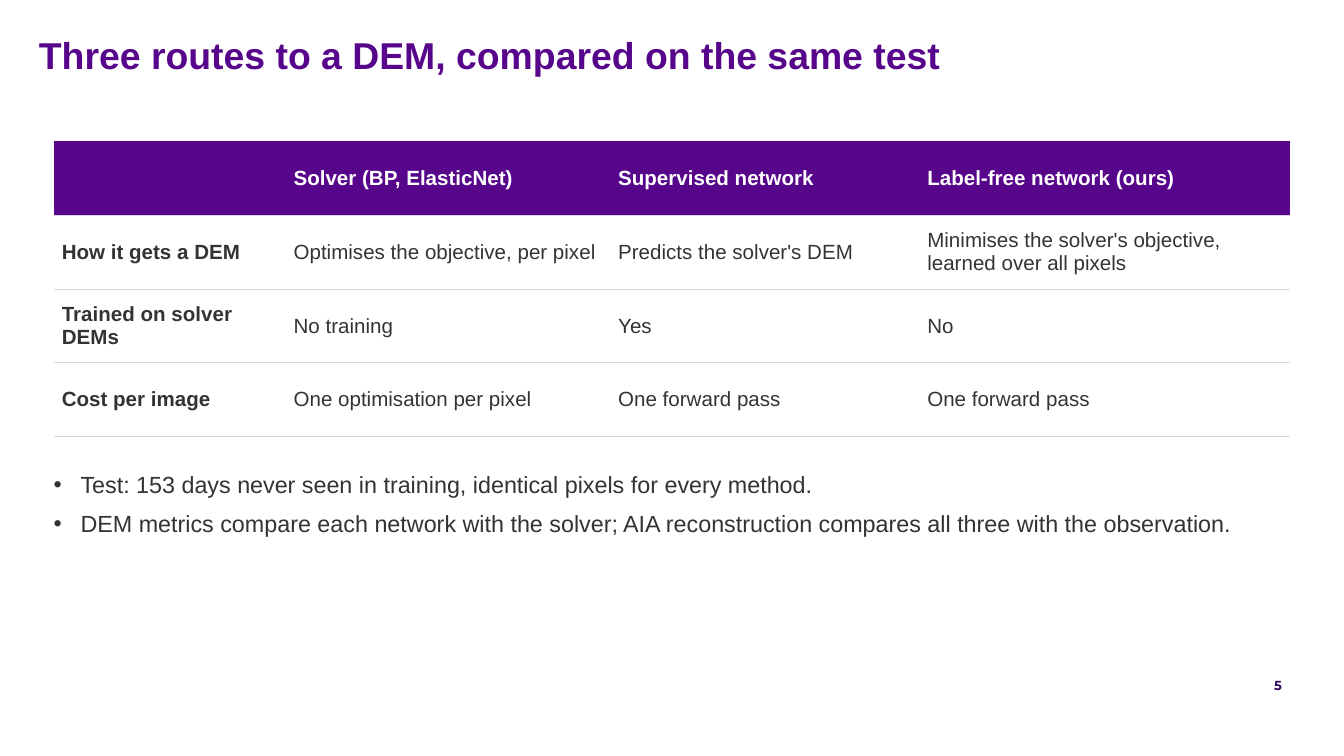
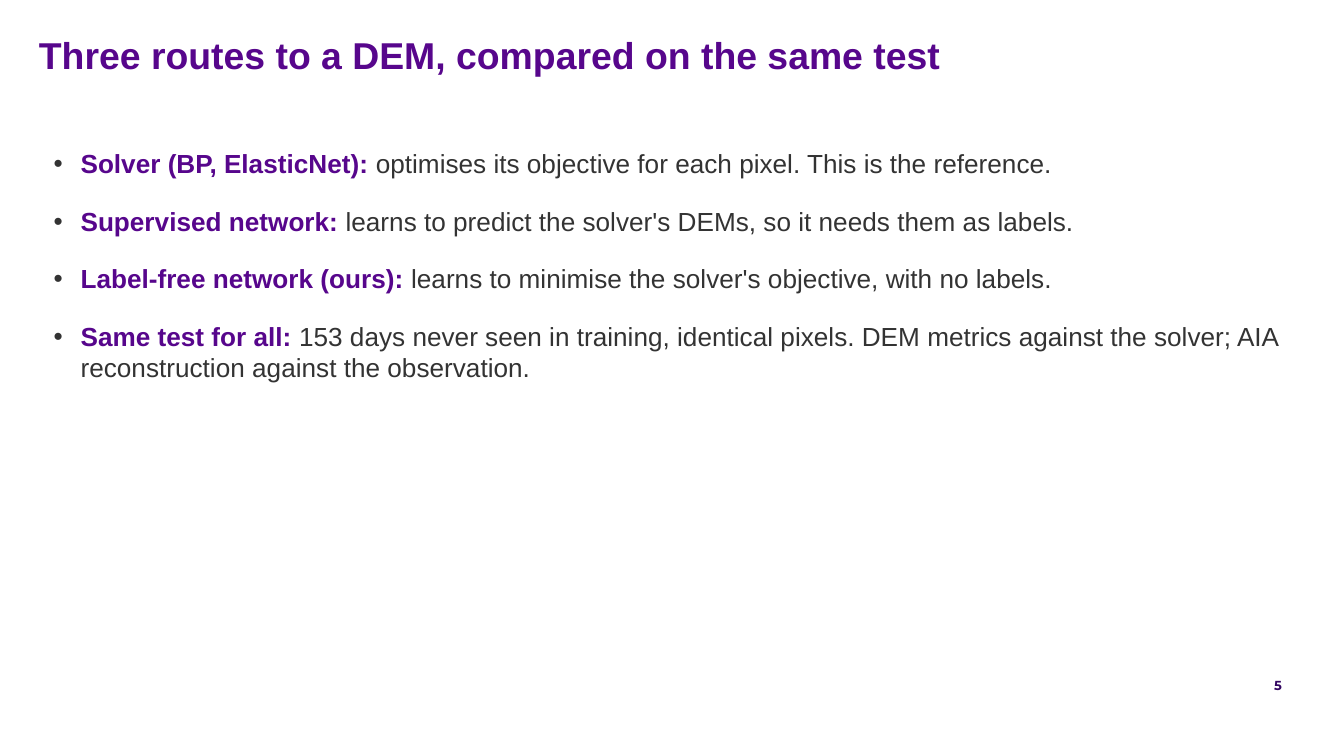
Before and after one commit to FruitPnchSamuraiG/solar-dem-inversion, a slide deck: slide 5 of slides/DEM_deck_v2.pptx. Drawn at 1344x756 pixels with LibreOffice and Linux fonts; fonts in the diff are those of the drawing; background and template pictures are left out. Boxes give left, top, right and bottom in pixels: in the first picture for what was removed or moved away, otherwise in the second. Text is boxed around its words. In the diff, an @@ line names an element or a change of style, - is before the commit and + after.

Commit message:
slides: settle section 1; slide 5 as points, outline is the master
Slide 5 drops its table for four points: what the solver, the supervised
network and ours each optimise, and the shared test. Slide 2's loss links
now use the same box style as the model diagram. The outline records each
settled slide and states that the deck is rebuilt from it.

```diff
--- a/slides/DEM_deck_v2.pptx
+++ b/slides/DEM_deck_v2.pptx
@@ table removed at <box>54,141,1292,437</box>, 4 rows, 4 columns @@
- | Solver (BP, ElasticNet) | Supervised network | Label-free network (ours)
-How it gets a DEM | Optimises the objective, per pixel | Predicts the solver's DEM | Minimises the solver's objective, learned over all pixels
-Trained on solver DEMs | No training | Yes | No
-Cost per image | One optimisation per pixel | One forward pass | One forward pass
@@ text added at <box>81,154,1279,383</box>, 14 pt, text #333333 @@
+• Solver (BP, ElasticNet): optimises its objective for each pixel. This is the reference.
+• Supervised network: learns to predict the solver's DEMs, so it needs them as labels.
+• Label-free network (ours): learns to minimise the solver's objective, with no labels.
+• Same test for all: 153 days never seen in training, identical pixels. DEM metrics against the solver; AIA reconstruction against the observation.
@@ text removed at <box>81,476,1231,537</box> @@
-• Test: 153 days never seen in training, identical pixels for every method.
-• DEM metrics compare each network with the solver; AIA reconstruction compares all three with the observation.
```
Also in this commit, not shown: 1 other slide changed, 2 other files.
